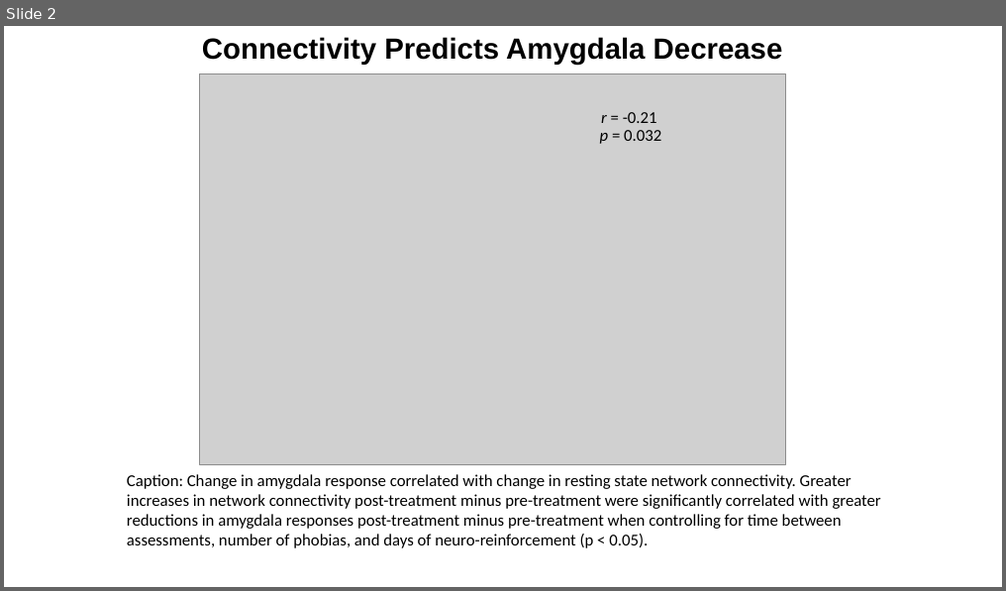
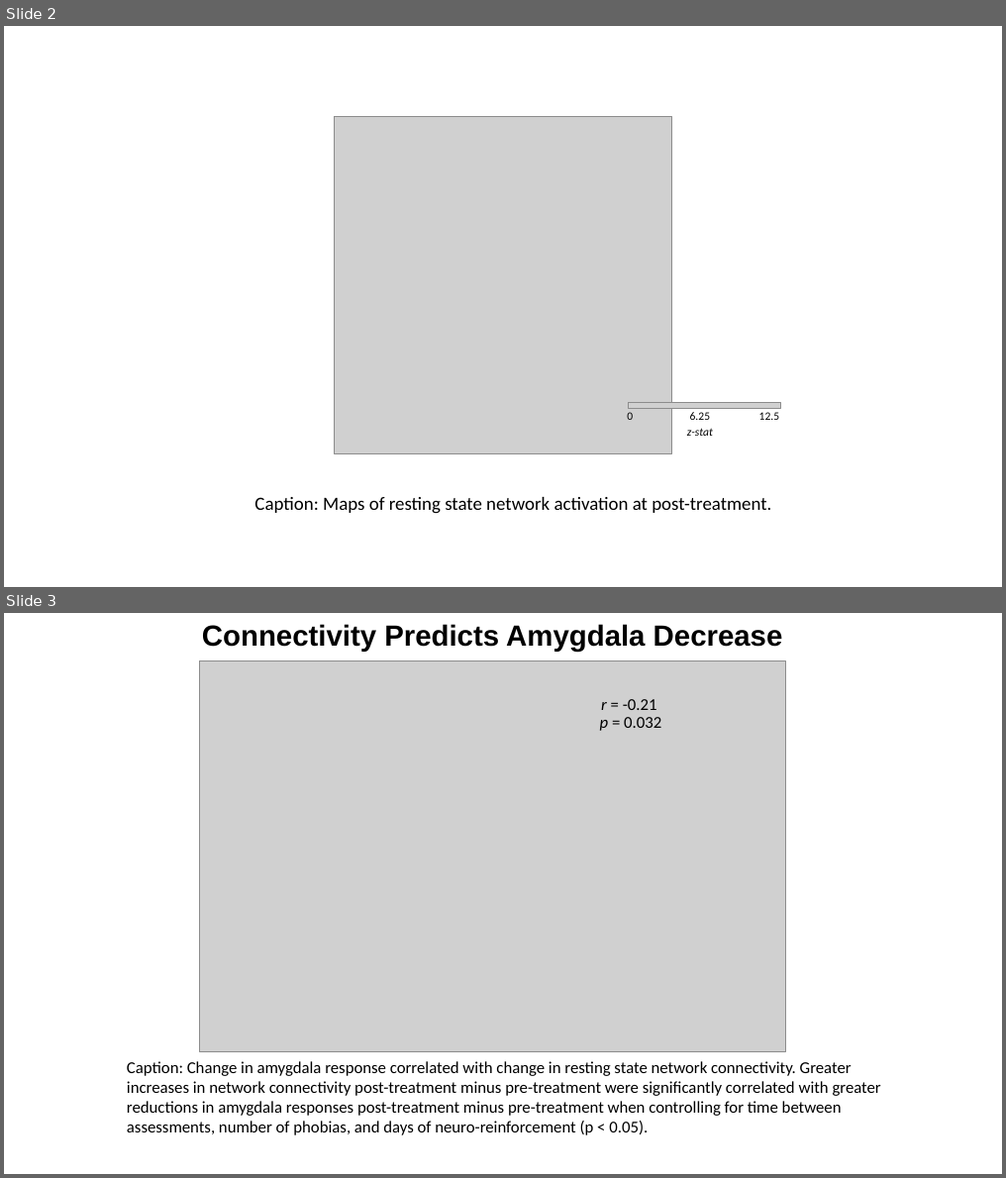
Before and after one commit to fsleyes/restingstate, a slide deck: restingstate_figures.pptx. Shown one above the other, each under a label of ours: slide 2 before the commit, slides 2 and 3 after it. The pictures are 1006x591 and 1006x1178 pixels, drawn with LibreOffice and Linux fonts; fonts in the diff are those of the drawing; grey boxes stand for pictures. Boxes give left, top, right and bottom in pixels: in the first picture for what was removed or moved away, otherwise in the second. Text is boxed around its words. In the diff, an @@ line names an element or a change of style, - is before the commit and + after.

Commit message:
created post network pic

```diff
--- a/restingstate_figures.pptx
+++ b/restingstate_figures.pptx
@@ slide 2 added at (4,26,1002,587), background #FFFFFF @@
@@ picture added at (334,116,672,455) @@
@@ picture added at (628,402,780,408) @@
@@ text added at (627,412,779,420), 11 pt, text #000000 @@
+0 6.25 12.5
@@ text added at (687,428,713,436), 11 pt, text #000000, italic @@
+z-stat
@@ text added at (254,497,771,514), 18 pt, text #000000 @@
+Caption: Maps of resting state network activation at post-treatment.
@@ what was slide 2 is now slide 3 @@
```
Also in this commit, not shown: 1 slide changed, 5 other files.
